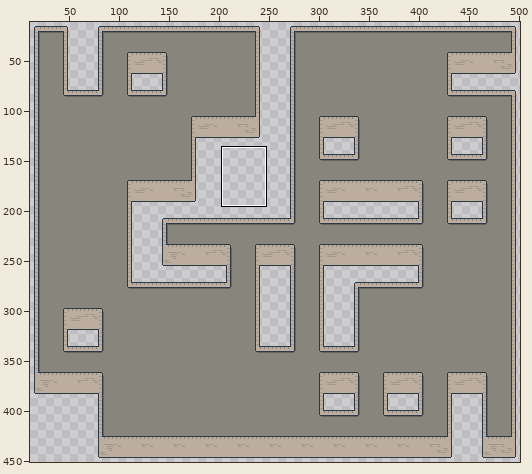
Pixel-art file: Assets/Art/Textures/wall.aseprite. The first picture is a wide view before the edit; the outline marks the close-up.
Close-up. Before:
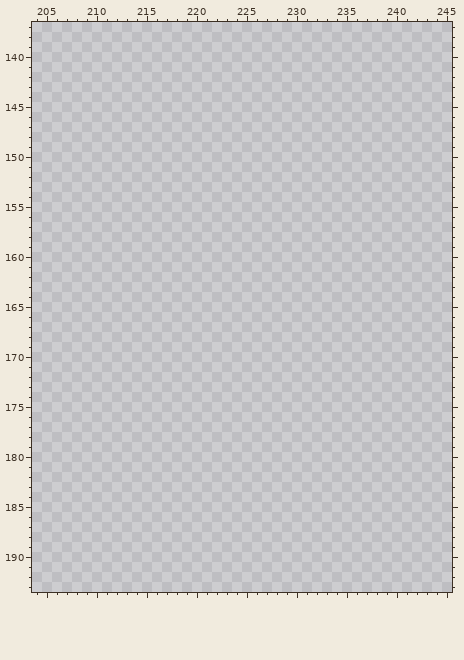
512x512 pixels, 1 frame. Shown: x 204..245, y 137..193. The wide view leaves out empty margins.
After:
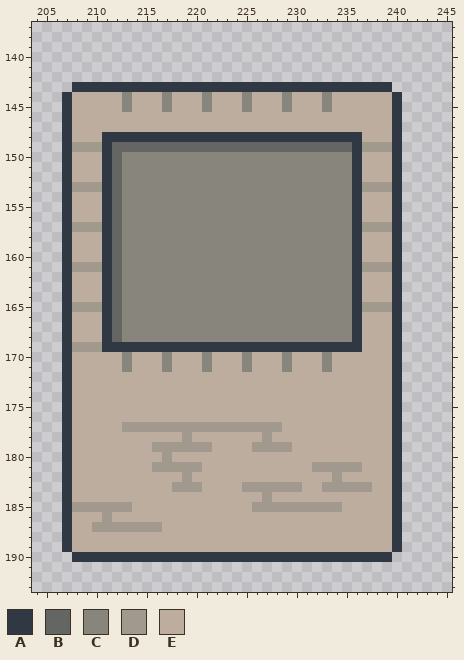
Palette (. is transparent): A #303843  B #636663  C #87857c  D #a1998d  E #bcad9f
Change:
The author put colour A in row 143 at x 208 to 239; in rows 144 to 147 at x 207 and 240; in row 148 at x 207, 211 to 236 and 240; in rows 149 to 168 at x 207, 211, 236 and 240; in row 169 at x 207, 211 to 236 and 240; in rows 170 to 189 at x 207 and 240.
The author put colour A in row 190 at x 208 to 239.
The author put colour B in row 149 at x 212 to 235; in rows 150 to 168 at x 212.
The author put colour C in rows 144 to 145 at x 213, 217, 221, 225, 229 and 233; in rows 150 to 168 at x 213 to 235; in rows 170 to 171 at x 213, 217, 221, 225, 229 and 233.
The author put colour D in row 149 at x 208 to 210 and 237 to 239; in row 153 at x 208 to 210 and 237 to 239; in row 157 at x 208 to 210 and 237 to 239; in row 161 at x 208 to 210 and 237 to 239; in row 165 at x 208 to 210 and 237 to 239; in row 169 at x 208 to 210.
The author put colour D in row 177 at x 213 to 228; in row 178 at x 219 and 227; in row 179 at x 216 to 221 and 226 to 229; in row 180 at x 217; in row 181 at x 216 to 220 and 232 to 236; in row 182 at x 219 and 234.
The author put colour D in row 183 at x 218 to 220, 225 to 230 and 233 to 237; in row 184 at x 227; in row 185 at x 208 to 213 and 226 to 234; in row 186 at x 211; in row 187 at x 210 to 216.
The author put colour E in rows 144 to 145 at x 208 to 212, 214 to 216, 218 to 220, 222 to 224, 226 to 228, 230 to 232 and 234 to 239; in rows 146 to 147 at x 208 to 239; in row 148 at x 208 to 210 and 237 to 239; in rows 150 to 152 at x 208 to 210 and 237 to 239; in rows 154 to 156 at x 208 to 210 and 237 to 239; in rows 158 to 160 at x 208 to 210 and 237 to 239.
The author put colour E in rows 162 to 164 at x 208 to 210 and 237 to 239; in rows 166 to 168 at x 208 to 210 and 237 to 239; in row 169 at x 237 to 239; in rows 170 to 171 at x 208 to 212, 214 to 216, 218 to 220, 222 to 224, 226 to 228, 230 to 232 and 234 to 239; in rows 172 to 176 at x 208 to 239; in row 177 at x 208 to 212 and 229 to 239.
The author put colour E in row 178 at x 208 to 218, 220 to 226 and 228 to 239; in row 179 at x 208 to 215, 222 to 225 and 230 to 239; in row 180 at x 208 to 216 and 218 to 239; in row 181 at x 208 to 215, 221 to 231 and 237 to 239; in row 182 at x 208 to 218, 220 to 233 and 235 to 239; in row 183 at x 208 to 217, 221 to 224, 231 to 232 and 238 to 239.
The author put colour E in row 184 at x 208 to 226 and 228 to 239; in row 185 at x 214 to 225 and 235 to 239; in row 186 at x 208 to 210 and 212 to 239; in row 187 at x 208 to 209 and 217 to 239; in rows 188 to 189 at x 208 to 239.
